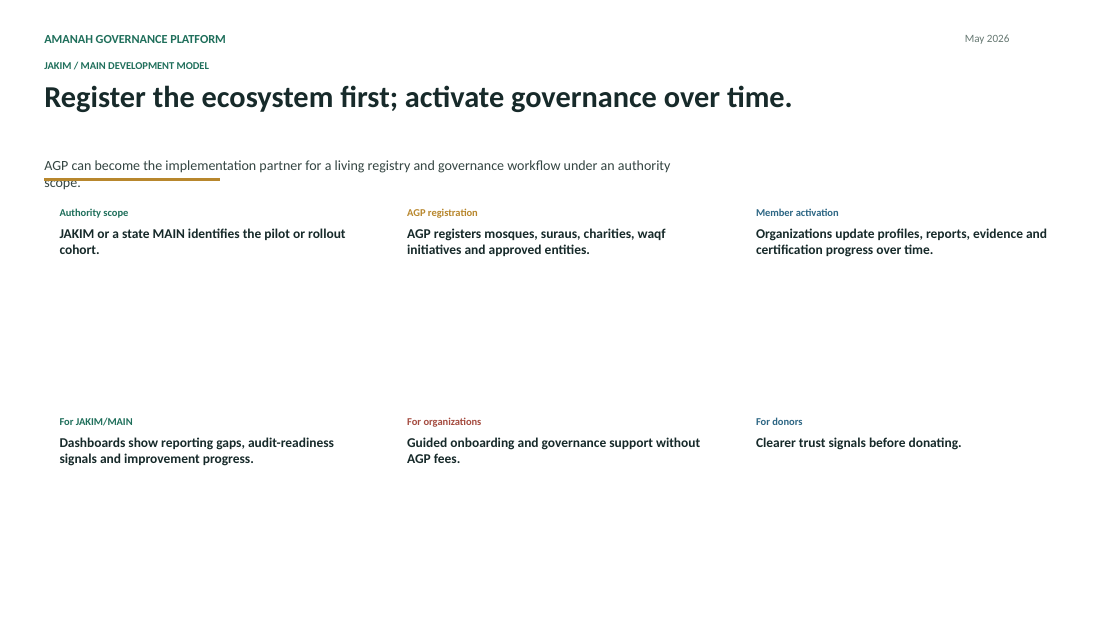
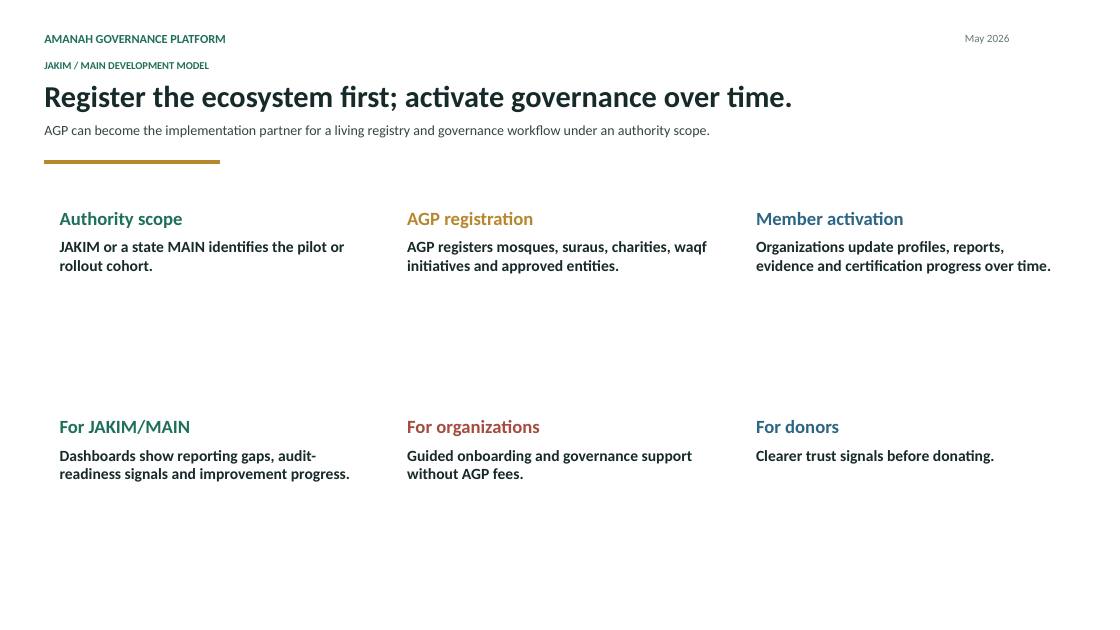
Before and after one commit to EffortEdutech/AmanahGP, a slide deck: slide 7 of docs/pitch/2026-05-08-0645pm-usm/AGP_USM_OrgBehaviour_Pitch_Deck_reformatted.pptx. Drawn at 1120x630 pixels with LibreOffice and Linux fonts; fonts in the diff are those of the drawing. Boxes give left, top, right and bottom in pixels: in the first picture for what was removed or moved away, otherwise in the second. Text is boxed around its words. In the diff, an @@ line names an element or a change of style, - is before the commit and + after.

```diff
--- a/docs/pitch/2026-05-08-0645pm-usm/AGP_USM_OrgBehaviour_Pitch_Deck_reformatted.pptx
+++ b/docs/pitch/2026-05-08-0645pm-usm/AGP_USM_OrgBehaviour_Pitch_Deck_reformatted.pptx
@@ text "AGP can become the implementation ..." rewrapped from (44,160,671,173) to (44,125,710,138) @@
@@ rectangle: place and size @@
-rectangle at (44,179,219,181)
+rectangle at (44,161,219,164)
@@ size 13.5 to 24 pt in 6 elements at (60,212,183,228), (407,212,533,228), (756,212,904,225), (60,420,190,434), (407,420,539,436), (756,420,839,433) @@
@@ 6 texts: place and size @@
-6 texts at (60,228,1047,466)
+6 texts at (60,241,1051,482)
@@ size 17.2 to 20 pt in 6 elements at (60,241,345,271), (407,241,706,274), (407,450,693,479), (756,241,1051,274), (60,450,350,482), (756,450,995,464) @@
```
Also in this commit, not shown: 11 other slides changed, 18 other files.
